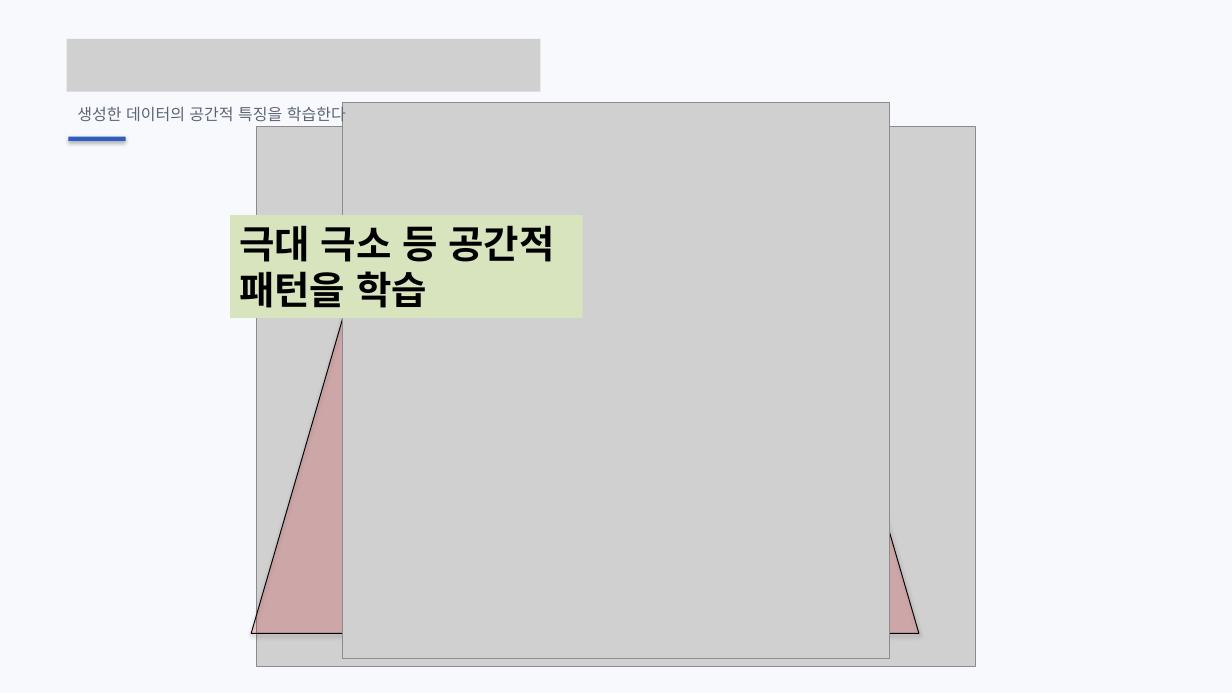
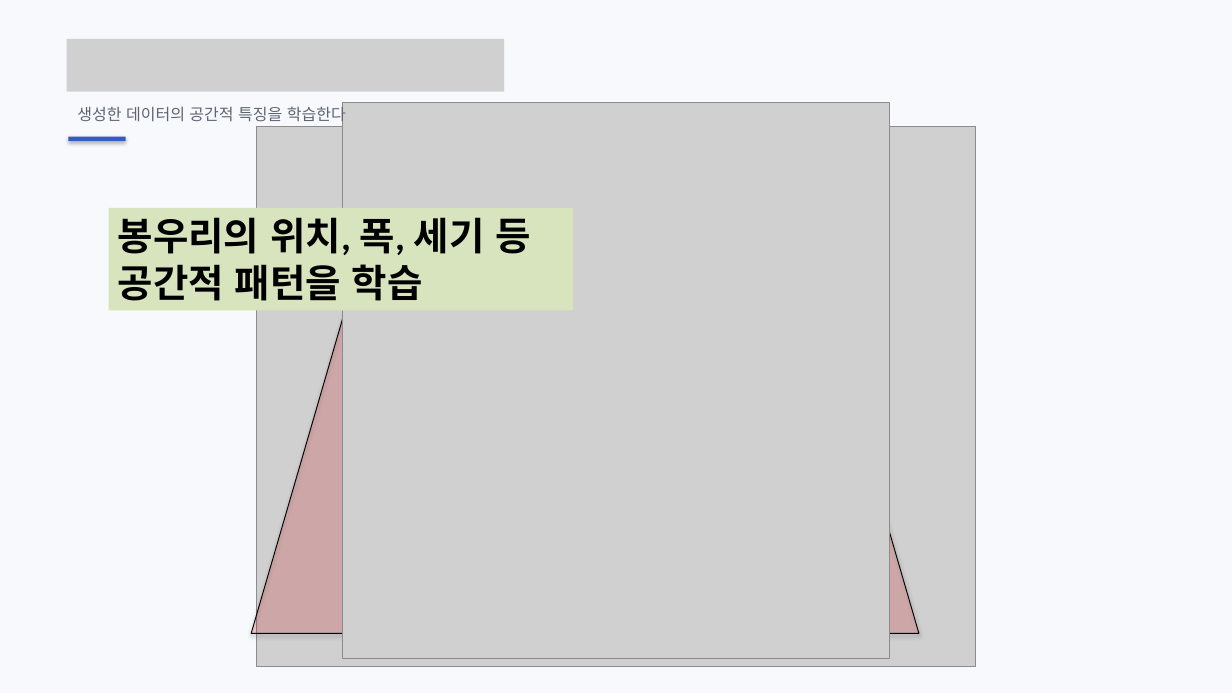
Before and after one commit to ohyunu525/KK-AI, a slide deck: slide 26 of Documents/보고서 파일.pptx (slide 25 before the commit). Drawn at 1232x693 pixels with LibreOffice and Linux fonts; fonts in the diff are those of the drawing; grey boxes stand for pictures. Boxes give left, top, right and bottom in pixels: in the first picture for what was removed or moved away, otherwise in the second. Text is boxed around its words. In the diff, an @@ line names an element or a change of style, - is before the commit and + after.

Commit message:
26-08-30-23:40

```diff
--- a/Documents/보고서 파일.pptx
+++ b/Documents/보고서 파일.pptx
@@ picture: place and size @@
-picture at bbox=[67, 39, 541, 91]
+picture at bbox=[67, 39, 505, 91]
@@ rectangle "봉우리의 위치, 폭, 세기 등 ...": place and size @@
-rectangle "봉우리의 위치, 폭, 세기 등 ..." at bbox=[230, 215, 583, 318]
+rectangle "봉우리의 위치, 폭, 세기 등 ..." at bbox=[109, 208, 573, 311]
@@ text in rectangle at bbox=[118, 217, 530, 301]: text changed @@
-극대 극소 등 공간적 패턴을 학습
+봉우리의 위치, 폭, 세기 등 공간적 패턴을 학습
```
Also in this commit, not shown: 6 other slides changed, 4 slides added, 1 slide removed.
